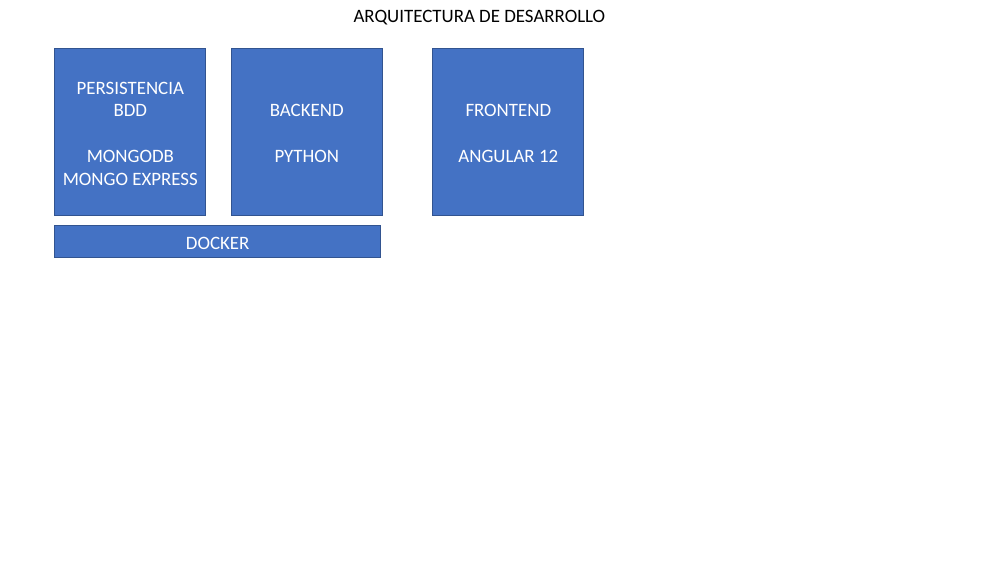
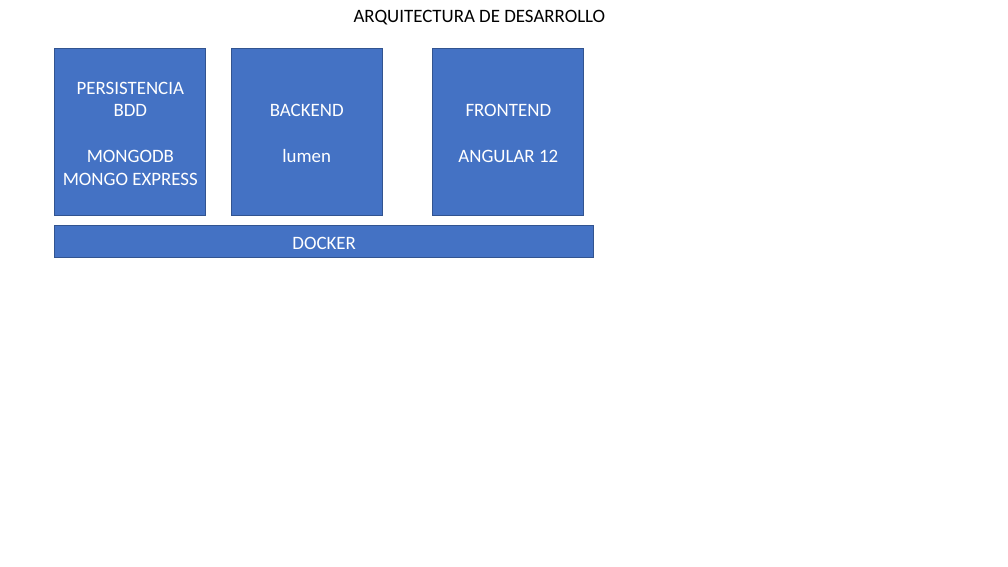
Before and after one commit to AndresRomeroBarreto/Tesis, a slide deck: slide 1 of Arquitectura.pptx. Drawn at 1008x567 pixels with LibreOffice and Linux fonts; fonts in the diff are those of the drawing. Boxes give left, top, right and bottom in pixels: in the first picture for what was removed or moved away, otherwise in the second. Text is boxed around its words. In the diff, an @@ line names an element or a change of style, - is before the commit and + after.

```diff
--- a/Arquitectura.pptx
+++ b/Arquitectura.pptx
@@ text in rectangle at <box>282,149,331,162</box>: text changed @@
-PYTHON
+lumen
@@ rectangle "DOCKER": place and size @@
-rectangle "DOCKER" at <box>54,225,380,258</box>
+rectangle "DOCKER" at <box>54,225,594,258</box>
```
Also in this commit, not shown: 1 slide removed, 41 other files.
